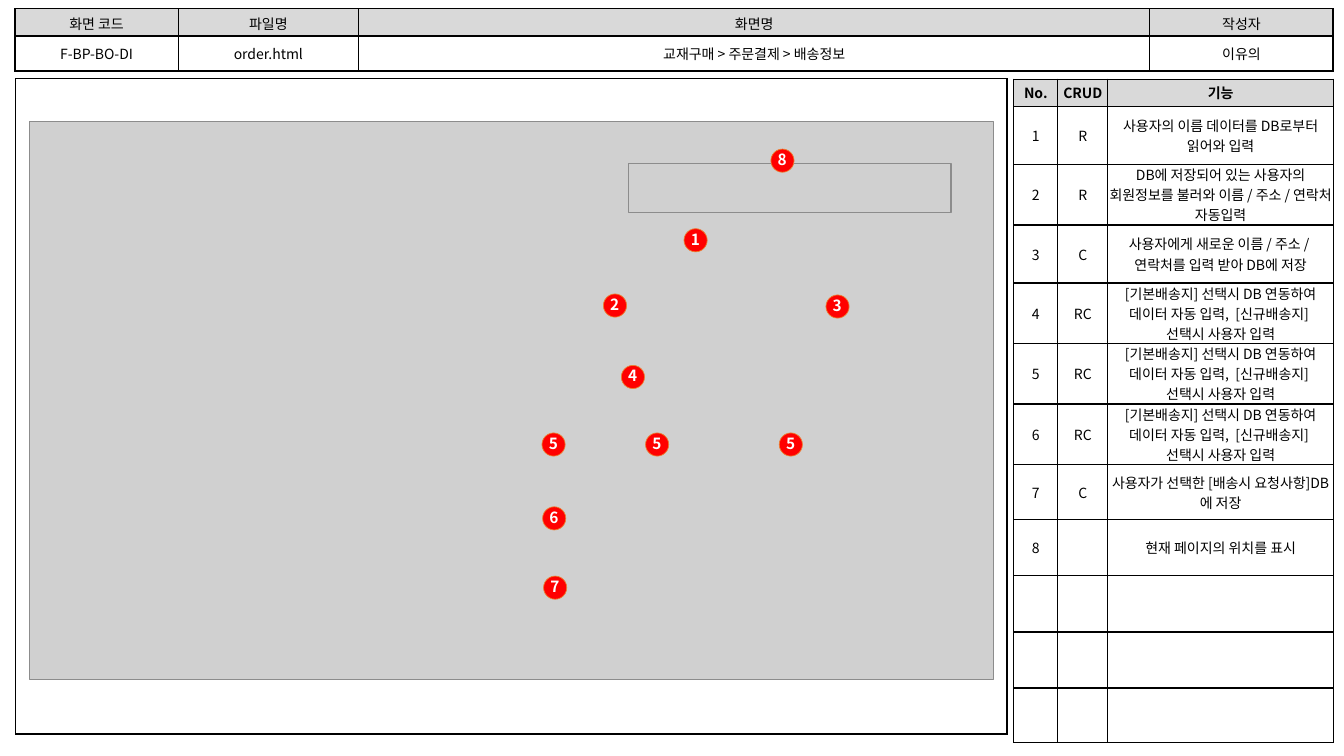
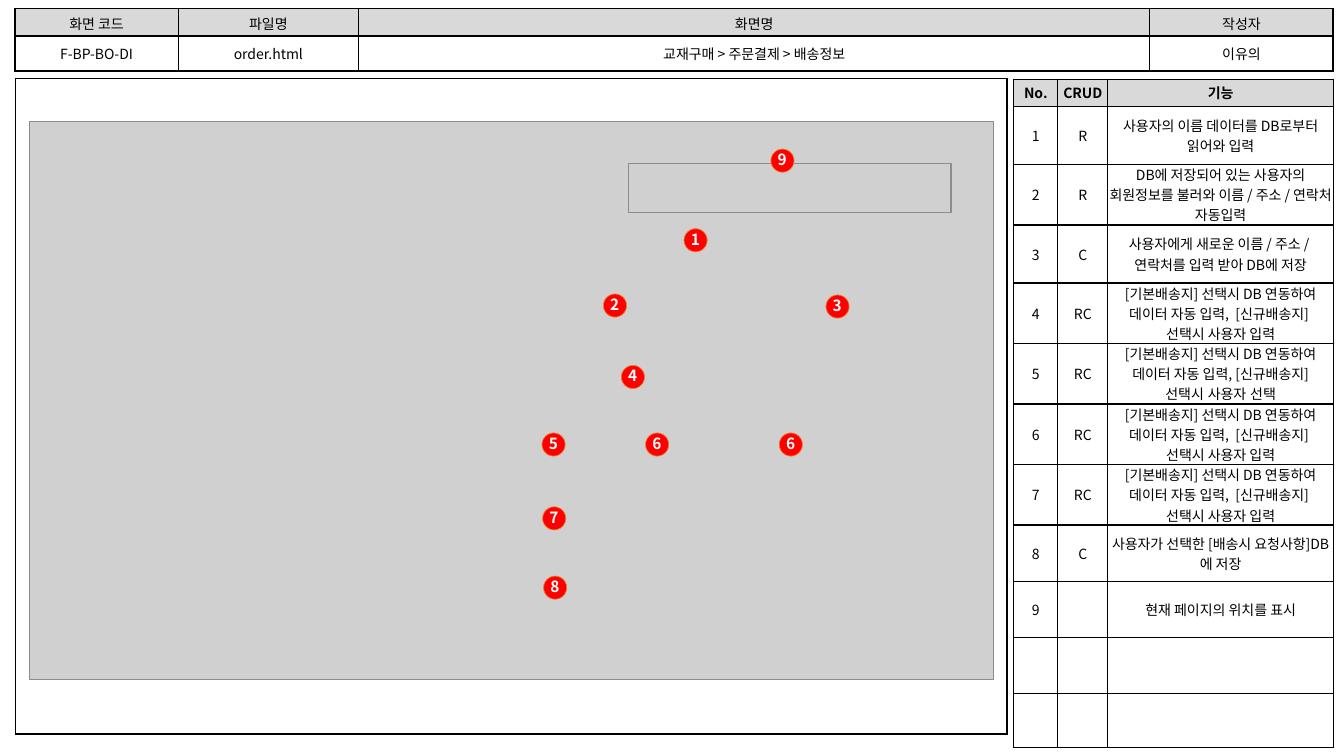
Before and after one commit to index506/cosmo6th_3thGroup, a slide deck: slide 15 of Text/02.화면설계도/3th_Project_화면 설계도(09.23).pptx. Drawn at 1344x756 pixels with LibreOffice and Linux fonts; fonts in the diff are those of the drawing; grey boxes stand for pictures. Boxes give left, top, right and bottom in pixels: in the first picture for what was removed or moved away, otherwise in the second. Text is boxed around its words. In the diff, an @@ line names an element or a change of style, - is before the commit and + after.

```diff
--- a/Text/02.화면설계도/3th_Project_화면 설계도(09.23).pptx
+++ b/Text/02.화면설계도/3th_Project_화면 설계도(09.23).pptx
@@ table at (1014,80,1335,733) @@
-row 6, column 3: [기본배송지] 선택시 DB 연동하여 데이터 자동 입력, [신규배송지] / 선택시 사용자 입력
+row 6, column 3: [기본배송지] 선택시 DB 연동하여 데이터 자동 입력, [신규배송지] / 선택시 사용자 선택
-row 8: 7 | C | 사용자가 선택한 [배송시 요청사항]DB에 저장
-row 9: 8 |  | 현재 페이지의 위치를 표시
+row 8: 7 | RC | [기본배송지] 선택시 DB 연동하여 데이터 자동 입력, [신규배송지] / 선택시 사용자 입력
+row 9: 8 | C | 사용자가 선택한 [배송시 요청사항]DB에 저장
+row 10: 9 |  | 현재 페이지의 위치를 표시
-row 12:  |  | 
@@ text at (652,434,661,449): text changed @@
-5
+6
@@ text at (786,437,795,449): text changed @@
-5
+6
@@ text "7": place and size @@
-text "7" at (550,577,559,592)
+text "7" at (549,511,558,523)
@@ text removed at (549,511,558,523) @@
-6
@@ text added at (550,577,559,592), 11 pt, text #FFFFFF, bold @@
+8
```
Also in this commit, not shown: 9 other slides changed, 3 other files.
